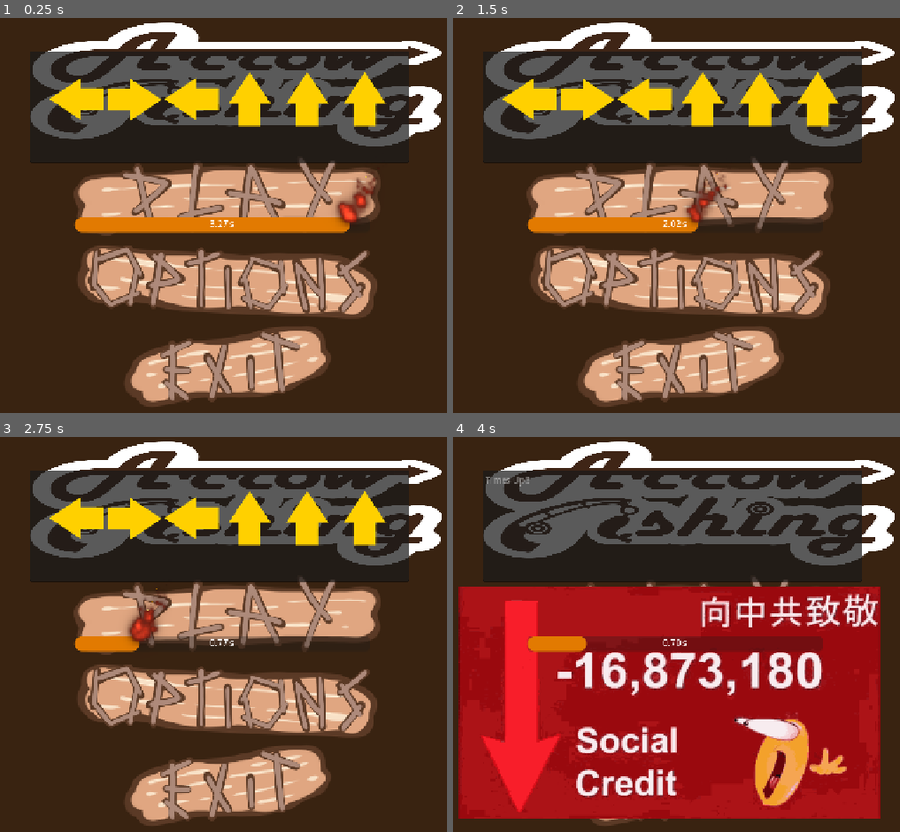
Above: before the commit, frames 1-4 (two rows, left to right).
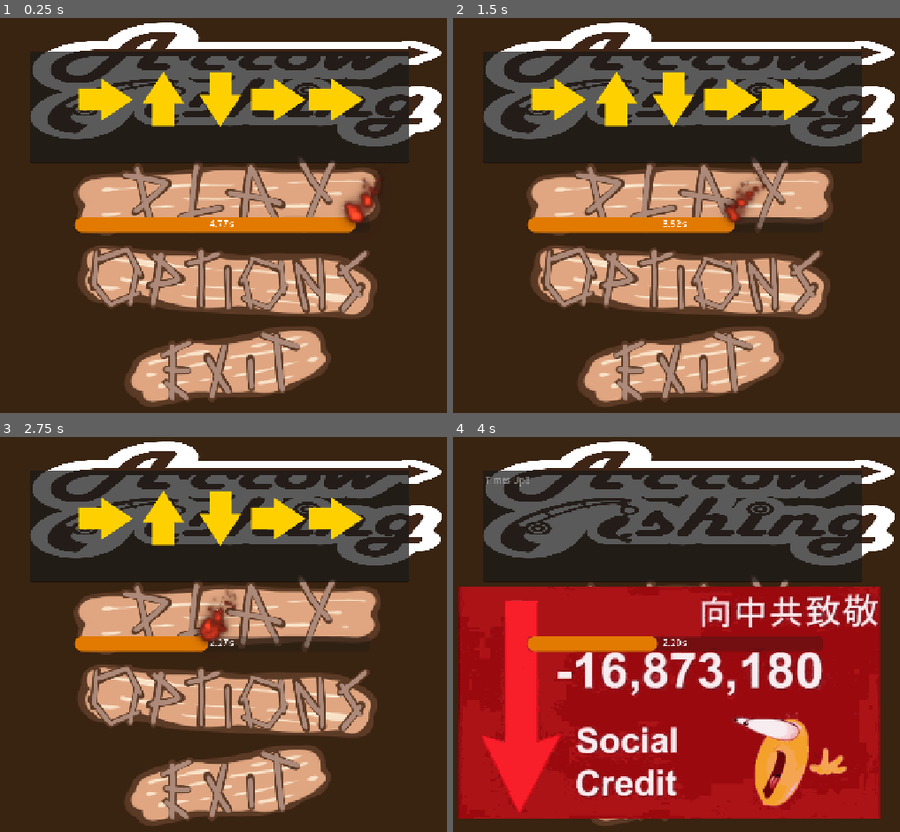
Above: after the commit, the same moments.

Repository: Meoah/Team-Awesome
Game: Godot game, scene res://scenes/ui/pop_ups/fish_minigame/arrows.tscn
Two runs of this game, one before a commit and one after it. Both use one fixed random seed, a clock stepped at 60 frames per second and the inputs below. This scene is started directly instead of the project's main scene.
Inputs (mouse positions are in pixels of both pictures, inside the frame that each line leads up to):
- Up to frame 1 (0.25 s): no input
- Up to frame 2 (1.5 s): click (680, 195) at 0.5 s; click (680, 195) at 1.25 s
- Up to frame 3 (2.75 s): click (227, 701) at 2 s
- Up to frame 4 (4 s): tap Enter at 2.75 s; move the mouse to (828, 614) at 2.77 s; hold Right (right) 2.78-3.53 s; hold Space (action) 2.78-3.53 s; move the mouse to (528, 654) at 3.52 s; hold Down (down) from 3.53 s (still down); tap Space (action) at 3.6 s

The runs differ from the first frame. In frame 1, 5.6% of the frame differs, in the area x 11-87%, y 13-55%; in frame 2, 6.4%; in frame 3, 6.9%; in frame 4, 0.7%.

Commit message:
Imported Finished Art Assests + Tweaked Sfx
Imported Aiyana's art for finished fish designs. Tweaked the sound for minigame start and end.

Diff:
--- a/scenes/game/main_menu.tscn
+++ b/scenes/game/main_menu.tscn
@@ -4,11 +4,11 @@
 [ext_resource type="FontFile" uid="uid://ciwjf56aydm2a" path="res://assets/fonts/CherryBombOne-Regular.ttf" id="3_16onh"]
 [ext_resource type="Texture2D" uid="uid://doftsqaqk2p42" path="res://assets/textures/ui/Options_Button.png" id="4_6hh85"]
 [ext_resource type="Texture2D" uid="uid://cps8f0ajgm8kq" path="res://assets/textures/ui/Play_Button.png" id="4_bto60"]
-[ext_resource type="AudioStream" uid="uid://bwq4tyjgoxrm0" path="res://assets/audio/bgm/1-01 Introduction.mp3" id="4_fpthd"]
 [ext_resource type="Texture2D" uid="uid://qojojiaa5s65" path="res://assets/textures/ui/Exit_Button.png" id="5_1f7y1"]
 [ext_resource type="Script" uid="uid://c2kycjhjsowfw" path="res://scripts/util/audio_volume.gd" id="5_df05h"]
 [ext_resource type="Texture2D" uid="uid://bj0xw6pb17jxn" path="res://assets/textures/ui/Mock_Title.png" id="6_6hh85"]
 [ext_resource type="Script" uid="uid://bubl3cxipu10w" path="res://scripts/util/fullscreen_control.gd" id="6_8um5k"]
+[ext_resource type="AudioStream" uid="uid://dcnj3g2bih1qe" path="res://assets/audio/bgm/time_for_adventure.mp3" id="7_4oldi"]
 [ext_resource type="Texture2D" uid="uid://dpo56153ju0cl" path="res://assets/textures/ui/Back_Button2.png" id="8_1f7y1"]
 [ext_resource type="Texture2D" uid="uid://d23om0gbiqiry" path="res://assets/textures/ui/Settings_Button.png" id="8_efcww"]
 [ext_resource type="Texture2D" uid="uid://2wer6ur45n82" path="res://assets/textures/ui/MusicVolume_Button.png" id="11_nsdtn"]
@@ -115,7 +115,7 @@
 "
 
 [node name="AudioStreamPlayer" type="AudioStreamPlayer" parent="."]
-stream = ExtResource("4_fpthd")
+stream = ExtResource("7_4oldi")
 volume_db = -18.0
 autoplay = true
 
--- a/scenes/ui/pop_ups/fish_minigame/arrows.tscn
+++ b/scenes/ui/pop_ups/fish_minigame/arrows.tscn
@@ -12,15 +12,16 @@
 [ext_resource type="Texture2D" uid="uid://blvkbqny5n6wn" path="res://assets/textures/ui/Arrows/3.tres" id="13_8ksox"]
 [ext_resource type="AudioStream" uid="uid://by0a2yhtb1xx2" path="res://assets/audio/sfx/arrows_sfx/CorrectInput.wav" id="14_6t01a"]
 [ext_resource type="AudioStream" uid="uid://c2qsxm7f6l4bf" path="res://assets/audio/sfx/arrows_sfx/Weapon Bullet Shell 7MM Dropping On Cement 04.wav" id="14_qp0nd"]
-[ext_resource type="AudioStream" uid="uid://ciwgbjh144uqc" path="res://assets/audio/sfx/arrows_sfx/StarterShot.wav" id="15_qp0nd"]
 [ext_resource type="Script" uid="uid://c2w7qb8xpm6jn" path="res://scripts/ui/fish_minigame/arrow_sprite.gd" id="16_mx6gi"]
 [ext_resource type="AudioStream" uid="uid://cw4v1vxvdvah7" path="res://assets/audio/sfx/arrows_sfx/timer/FuseLit.wav" id="17_02m58"]
 [ext_resource type="Texture2D" uid="uid://b608g2qbl8yxd" path="res://assets/textures/ui/Arrows/effects/smoke.png" id="17_8ksox"]
+[ext_resource type="AudioStream" uid="uid://c14h2hmeo5ygn" path="res://assets/audio/sfx/arrows_sfx/StarterWhistle.wav" id="17_47pa4"]
 [ext_resource type="Script" uid="uid://bfh11uixb171m" path="res://scripts/ui/pop_ups/smoke.gd" id="18_63o2f"]
 [ext_resource type="AudioStream" uid="uid://derys0a2u4qbx" path="res://assets/audio/sfx/arrows_sfx/timer/FuseBurndown.wav" id="18_pp4l4"]
 [ext_resource type="AudioStream" uid="uid://by2ugocktfwqy" path="res://assets/audio/sfx/arrows_sfx/timer/FuseExtinguish.wav" id="19_47pa4"]
 [ext_resource type="Script" uid="uid://tntbbnkgxdlp" path="res://scripts/ui/pop_ups/texture_rect.gd" id="19_dleu3"]
 [ext_resource type="AudioStream" uid="uid://bgu7ybmy0tneo" path="res://assets/audio/sfx/arrows_sfx/Gold_Fail.wav" id="21_47pa4"]
+[ext_resource type="AudioStream" uid="uid://b6vkq77wj16dl" path="res://assets/audio/sfx/arrows_sfx/FishCaught.wav" id="22_np22p"]
 
 [sub_resource type="StyleBoxFlat" id="StyleBoxFlat_pp4l4"]
 bg_color = Color(0.8635442, 0.49697268, 3.85046e-07, 1)
@@ -99,7 +100,7 @@
 progress_bar = NodePath("ProgressBar")
 success = ExtResource("8_20txf")
 failure = ExtResource("9_rvcsd")
-variants = Array[String](["Gold", "Evil", "Gold", "None"])
+variants = Array[String](["Obscured", "Evil", "Gold", "None"])
 arrow_direction = Dictionary[String, Texture2D]({
 "Down": ExtResource("12_mx6gi"),
 "Left": ExtResource("10_qdfjh"),
@@ -210,8 +211,7 @@
 volume_db = -6.0
 
 [node name="StarterShot" type="AudioStreamPlayer" parent="."]
-stream = ExtResource("15_qp0nd")
-volume_db = -9.0
+stream = ExtResource("17_47pa4")
 
 [node name="TimerSfx" type="AudioStreamPlayer" parent="."]
 stream = SubResource("AudioStreamPlaylist_np22p")
@@ -219,11 +219,14 @@
 
 [node name="TimerEndSfx" type="AudioStreamPlayer" parent="TimerSfx"]
 stream = ExtResource("19_47pa4")
-volume_db = -9.0
-bus = &"SFX"
+volume_db = -15.0
 
 [node name="GoldFail" type="AudioStreamPlayer" parent="."]
 stream = ExtResource("21_47pa4")
 volume_db = -6.0
 
+[node name="FishCaughtSfx" type="AudioStreamPlayer" parent="."]
+stream = ExtResource("22_np22p")
+volume_db = 3.0
+
 [connection signal="timeout" from="Timer" to="." method="_on_timer_timeout"]
--- a/scripts/ui/fish_minigame/arrows.gd
+++ b/scripts/ui/fish_minigame/arrows.gd
@@ -239,6 +239,7 @@
 		input_index = 0
 		$TimerSfx.stop()
 		$TimerSfx/TimerEndSfx.play()
+		$FishCaughtSfx.play()
 		$ProgressBar/Sparks.hide()
 		if varied_gold: #If fish is gold double its value, Current bug where double value persist
 			current_value = current_value * 2
--- a/scripts/util/fish_data.gd
+++ b/scripts/util/fish_data.gd
@@ -7,19 +7,22 @@
 
 # Table of Contents. When refrencing fish, use the ID accociated to locate the data.
 const FISH_ID : Dictionary = {
-	1 : BUG_EYED_FISH,
+	1 : ACORN_FISH,
 	2 : RAINBOW_EEL,
 	3 : TRASH,
-	4 : PINK_FISH,
+	4 : SWEDISH_TETRA,
 	5 : SHROOMLE,
 	6 : LINXOOO,
 	7 : HONEY_GLAZED_SKELETON,
 	8 : DOODLE_BIRD,
 	9 : DOODLE_BIRD_RARE,
-	10 : LONG_FISH,
+	10 : LONG_FEESH,
 	11 : FIH,
 	12 : CATFISH,
-	13 : DEFAULT_CUBE,
+	13 : BLENDER_CARP,
+	14 : BUBBLE_GOLDFISH,
+	15 : JELLOFISH,
+	16 : PUFFER_CRAB,
 }
 
 ## Fish data
@@ -32,9 +35,9 @@
 #	"time" : float
 # Anything other parameter is optional and can be used for speciality fish.
 
-const BUG_EYED_FISH : Dictionary = {
-	"name" : "Bug Eyed Fish",
-	"image" : NodePath("res://assets/textures/fish/doodle_fish/Fish01.png"),
+const ACORN_FISH : Dictionary = {
+	"name" : "Acorn Fish",
+	"image" : NodePath("res://assets/textures/fish/final_fish/01_AcornGoldfish.png"),
 	"weight" : 5.0,
 	"inputs" : ["Left","Right","Up","Down"],
 	"value" : 3.0,
@@ -42,8 +45,8 @@
 }
 
 const RAINBOW_EEL : Dictionary = {
-	"name" : "Rainbow Eel",
-	"image" : NodePath("res://assets/textures/fish/doodle_fish/Fish04.png"),
+	"name" : "Sour Striped Eel",
+	"image" : NodePath("res://assets/textures/fish/final_fish/02_SourStripedEel.png"),
 	"weight" : 10.0,
 	"inputs" : ["Down", "Left", "Up", "Right","Down","Down"],
 	"value" : 7.0,
@@ -52,16 +55,16 @@
 
 const TRASH : Dictionary = {
 	"name" : "Trash",
-	"image" : NodePath("res://assets/textures/fish/doodle_fish/Fish02.png"),
+	"image" : NodePath("res://assets/textures/fish/final_fish/03_Trash.png"),
 	"weight" : 2.0,
 	"inputs" : ["Up","Up","Right"],
 	"value" : -2.0,
 	"time" : 4
 }
 
-const PINK_FISH : Dictionary = {
-	"name" : "Pink Fish",
-	"image" : NodePath("res://assets/textures/fish/doodle_fish/Fish03.png"),
+const SWEDISH_TETRA : Dictionary = {
+	"name" : "Swedish Tetra",
+	"image" : NodePath("res://assets/textures/fish/final_fish/04_SwedishTetra.png"),
 	"weight" : 2.0,
 	"inputs" : ["Left","Right","Left","Right"],
 	"value" : 4.0,
@@ -70,7 +73,7 @@
 
 const SHROOMLE : Dictionary = {
 	"name" : "Shroomle",
-	"image" : NodePath("res://assets/textures/fish/doodle_fish/Fish05.png"),
+	"image" : NodePath("res://assets/textures/fish/final_fish/05_Shroomle.png"),
 	"weight" : 5.0,
 	"inputs" : ["Left","Right","Up","Down","Up"],
 	"value" : 10.0,
@@ -116,9 +119,9 @@
 	"time" : 4.0
 }
 
-const LONG_FISH : Dictionary = {
-	"name" : "Long Fish",
-	"image" : NodePath("res://assets/textures/fish/wip_fish/LongFish.png"),
+const LONG_FEESH : Dictionary = {
+	"name" : "Long Feesh",
+	"image" : NodePath("res://assets/textures/fish/final_fish/10_LongFeesh.png"),
 	"weight" : 5.0,
 	"inputs" : ["Right","Right","Right","Right","Right","Right","Right","Right"],
 	"value" : 10.0,
@@ -143,11 +146,39 @@
 	"time" : 3.4
 }
 
-const DEFAULT_CUBE : Dictionary = {
-	"name" : "Default Blender Cube",
-	"image" : NodePath("res://assets/textures/fish/wip_fish/BlenderCube.png"),
+const BLENDER_CARP : Dictionary = {
+	"name" : "Blender Carp",
+	"image" : NodePath("res://assets/textures/fish/final_fish/13_BlenderCarp.png"),
 	"weight" : 10.0,
 	"inputs" : ["Left","Right","Up","Down","Left","Right","Up","Down"],
 	"value" : 15.0,
 	"time" : 5.0
 }
+
+const BUBBLE_GOLDFISH : Dictionary = {
+	"name" : "Bubble Eyed Goldfish",
+	"image" : NodePath("res://assets/textures/fish/final_fish/14_BubbleGoldfish.png"),
+	"weight" : 3.0,
+	"inputs" : ["Up","Up","Up","Left","Right","Left"],
+	"value" : 3.0,
+	"time" : 5.0
+}
+
+const JELLOFISH: Dictionary = {
+	"name" : "Jellofish",
+	"image" : NodePath("res://assets/textures/fish/final_fish/15_Jellofish.png"),
+	"weight" : 10.0,
+	"inputs" : ["Left","Right","Up","Left","Right","Up"],
+	"value" : 10.0,
+	"time" : 5.0
+}
+
+
+const PUFFER_CRAB : Dictionary = {
+	"name" : "Puffer Crab",
+	"image" : NodePath("res://assets/textures/fish/final_fish/16_PufferCrab.png"),
+	"weight" : 5.0,
+	"inputs" : ["Up","Up","Up","Left","Left","Right","Right"],
+	"value" : 30.0,
+	"time" : 5.0
+}
Not shown, added: assets/audio/sfx/arrows_sfx/FishCaught.wav.import
Not shown, added: assets/audio/sfx/arrows_sfx/StarterWhistle.wav.import
Binary file added: assets/textures/fish/final_fish/01_AcornGoldfish.png
Not shown, added: assets/textures/fish/final_fish/01_AcornGoldfish.png.import
Binary file added: assets/textures/fish/final_fish/02_SourStripedEel.png
Not shown, added: assets/textures/fish/final_fish/02_SourStripedEel.png.import
Binary file added: assets/textures/fish/final_fish/03_Trash.png
Not shown, added: assets/textures/fish/final_fish/03_Trash.png.import
Binary file added: assets/textures/fish/final_fish/04_SwedishTetra.png
Not shown, added: assets/textures/fish/final_fish/04_SwedishTetra.png.import
Binary file added: assets/textures/fish/final_fish/05_Shroomle.png
Not shown, added: assets/textures/fish/final_fish/05_Shroomle.png.import
(and 13 more such lines)
